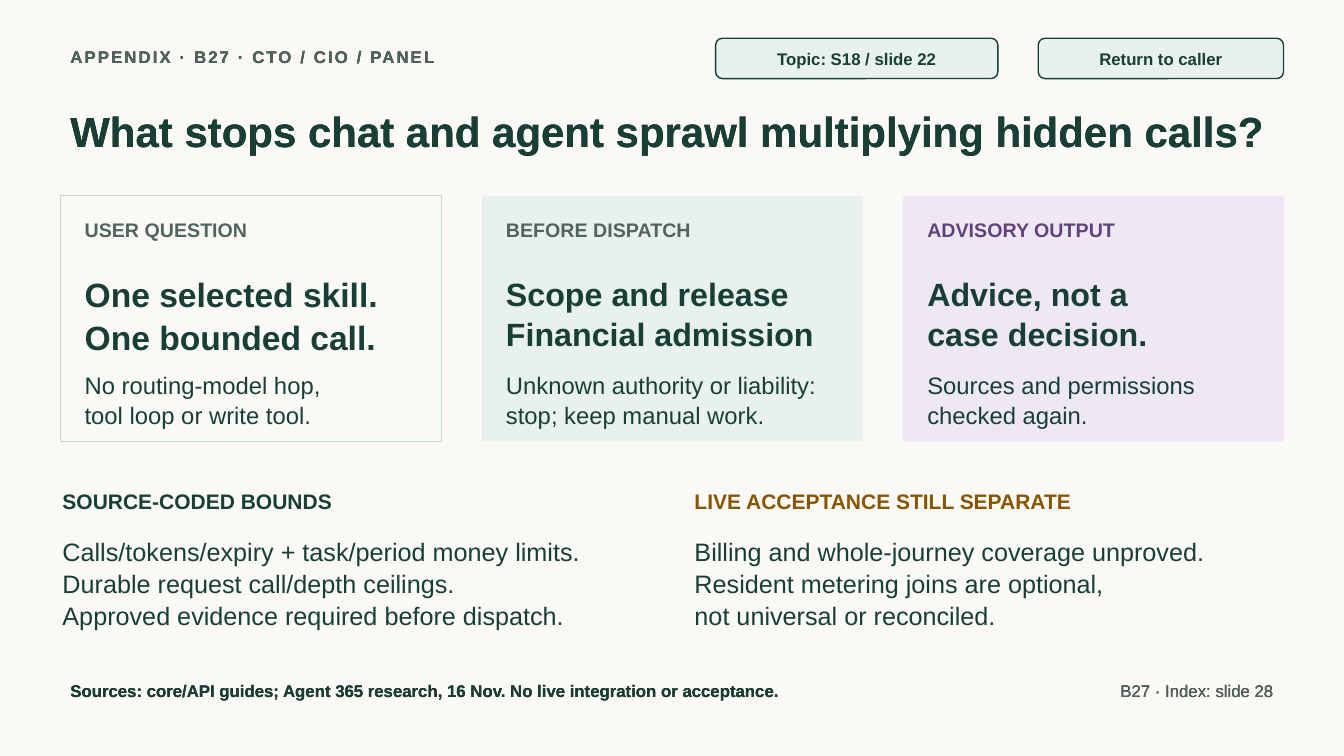
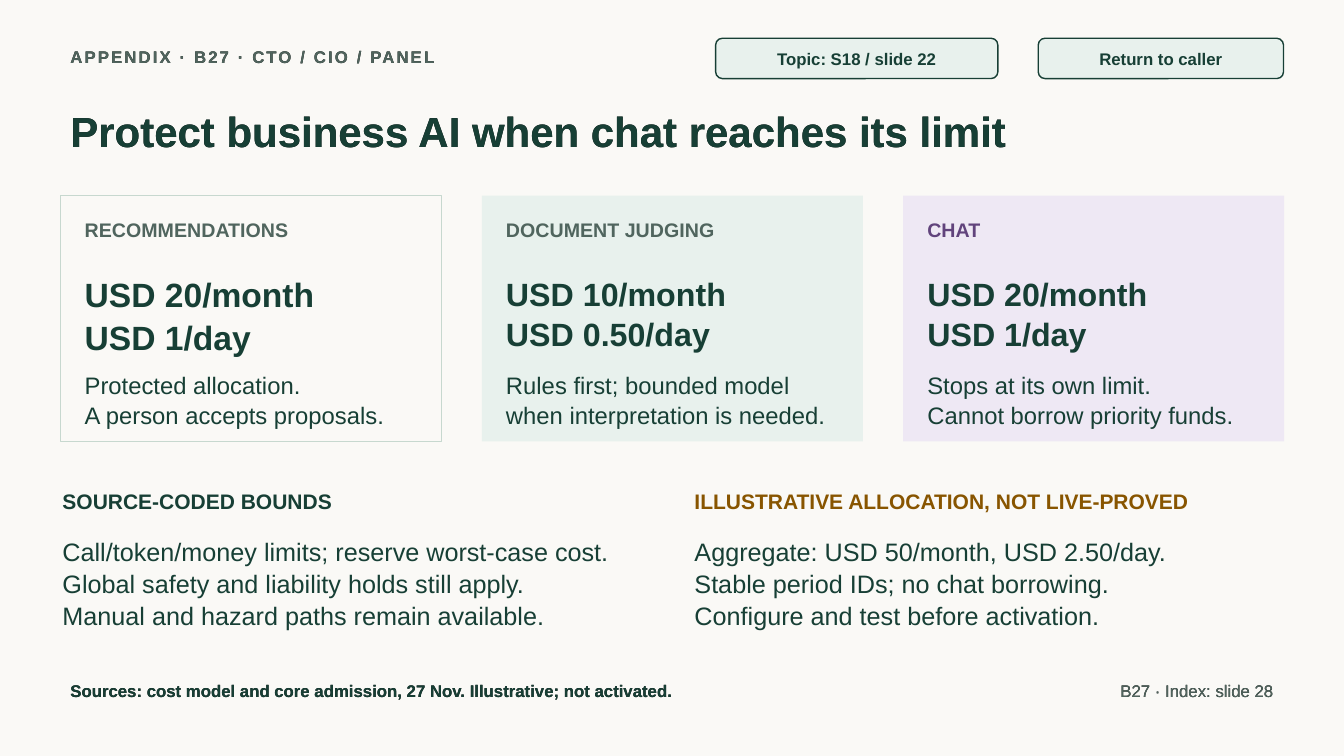
Before and after one commit to jmservera/ama, a slide deck: slide 55 of docs/capstone/deck/zava-forward-cowork-v2-draft.pptx. Drawn at 1344x756 pixels with LibreOffice and Linux fonts; fonts in the diff are those of the drawing. Boxes give left, top, right and bottom in pixels: in the first picture for what was removed or moved away, otherwise in the second. Text is boxed around its words. In the diff, an @@ line names an element or a change of style, - is before the commit and + after.

```diff
--- a/docs/capstone/deck/zava-forward-cowork-v2-draft.pptx
+++ b/docs/capstone/deck/zava-forward-cowork-v2-draft.pptx
@@ text at [70, 116, 1006, 148]: text changed @@
-What stops chat and agent sprawl multiplying hidden calls?
+Protect business AI when chat reaches its limit
@@ text at [85, 223, 289, 237]: text changed @@
-USER QUESTION
+RECOMMENDATIONS
@@ text at [506, 223, 714, 237]: text changed @@
-BEFORE DISPATCH
+DOCUMENT JUDGING
@@ text at [927, 223, 980, 237]: text changed @@
-ADVISORY OUTPUT
+CHAT
@@ text at [85, 282, 314, 357]: text changed @@
-One selected skill.
-One bounded call.
+USD 20/month
+USD 1/day
@@ text at [506, 282, 726, 353]: text changed @@
-Scope and release
-Financial admission
+USD 10/month
+USD 0.50/day
@@ text at [927, 282, 1147, 353]: text changed @@
-Advice, not a
-case decision.
+USD 20/month
+USD 1/day
@@ text at [85, 376, 384, 429]: text changed @@
-No routing-model hop,
-tool loop or write tool.
+Protected allocation.
+A person accepts proposals.
@@ text at [506, 376, 825, 429]: text changed @@
-Unknown authority or liability:
-stop; keep manual work.
+Rules first; bounded model
+when interpretation is needed.
@@ text at [927, 376, 1233, 429]: text changed @@
-Sources and permissions
-checked again.
+Stops at its own limit.
+Cannot borrow priority funds.
@@ text at [694, 494, 1188, 513]: text changed @@
-LIVE ACCEPTANCE STILL SEPARATE
+ILLUSTRATIVE ALLOCATION, NOT LIVE-PROVED
@@ text at [62, 542, 608, 631]: text changed @@
-Calls/tokens/expiry + task/period money limits.
-Durable request call/depth ceilings.
-Approved evidence required before dispatch.
+Call/token/money limits; reserve worst-case cost.
+Global safety and liability holds still apply.
+Manual and hazard paths remain available.
@@ text at [694, 542, 1166, 631]: text changed @@
-Billing and whole-journey coverage unproved.
-Resident metering joins are optional,
-not universal or reconciled.
+Aggregate: USD 50/month, USD 2.50/day.
+Stable period IDs; no chat borrowing.
+Configure and test before activation.
@@ text at [70, 684, 672, 700]: text changed @@
-Sources: core/API guides; Agent 365 research, 16 Nov. No live integration or acceptance.
+Sources: cost model and core admission, 27 Nov. Illustrative; not activated.
```
Also in this commit, not shown: 2 other slides changed, 17 other files.
